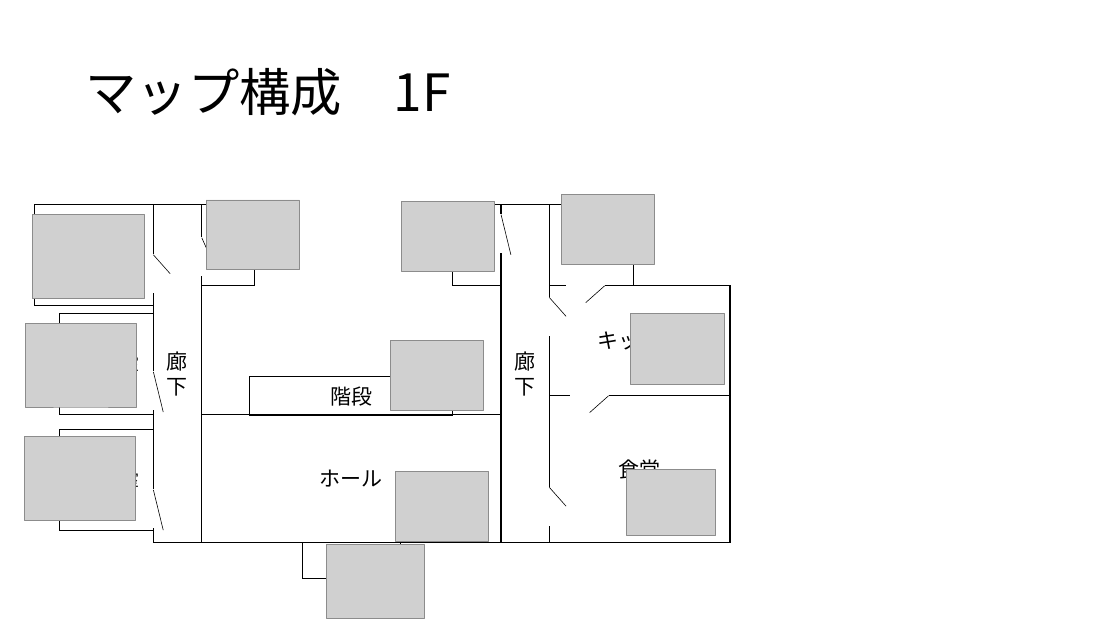
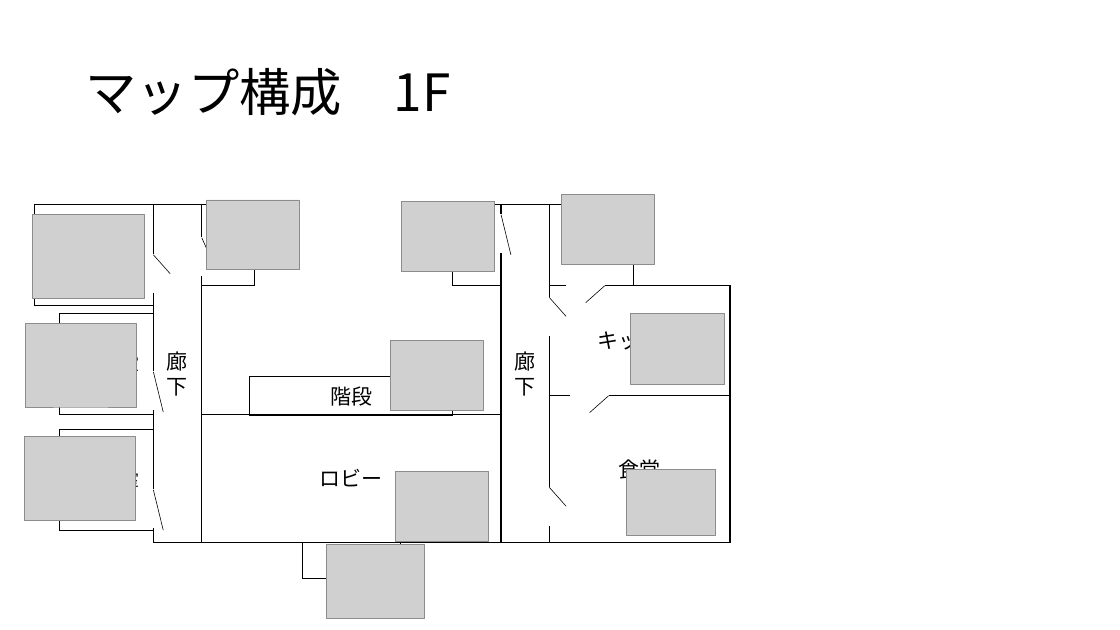
Before and after one commit to sumogri/ExitWith, a slide deck: slide 10 of Unity1week企画.pptx. Drawn at 1120x630 pixels with LibreOffice and Linux fonts; fonts in the diff are those of the drawing; grey boxes stand for pictures. Boxes give left, top, right and bottom in pixels: in the first picture for what was removed or moved away, otherwise in the second. Text is boxed around its words. In the diff, an @@ line names an element or a change of style, - is before the commit and + after.

```diff
--- a/Unity1week企画.pptx
+++ b/Unity1week企画.pptx
@@ text in rectangle at (320,469,383,487): text changed @@
-ホール
+ロビー
```
Also in this commit, not shown: 1 other slide changed, 5 other files.
